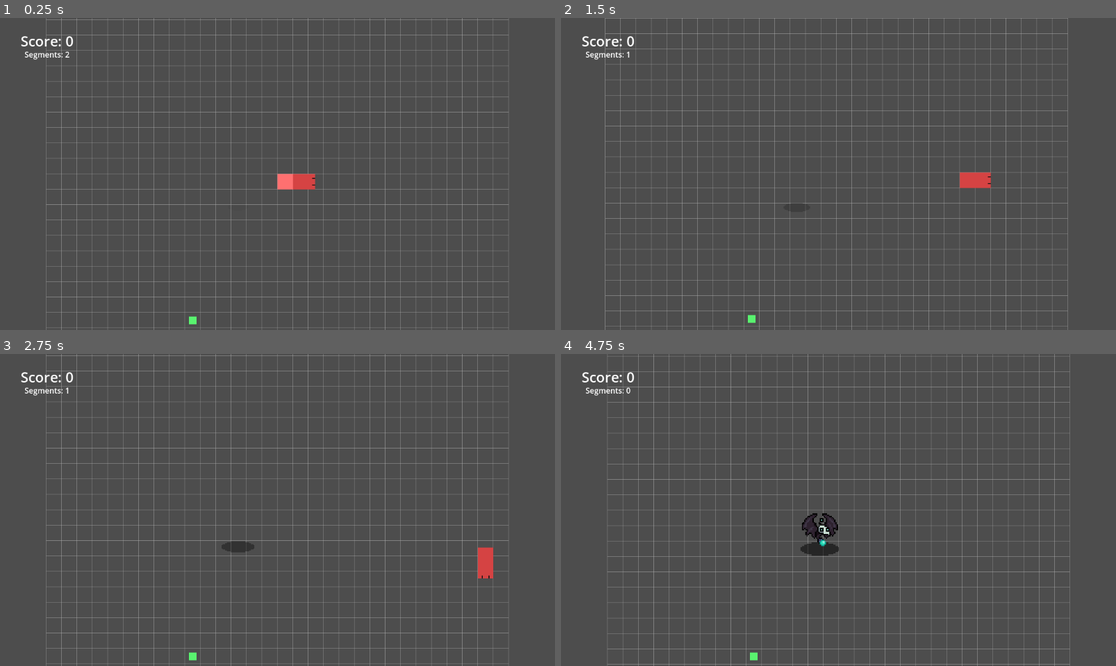
Above: before the commit, frames 1-4 (two rows, left to right).
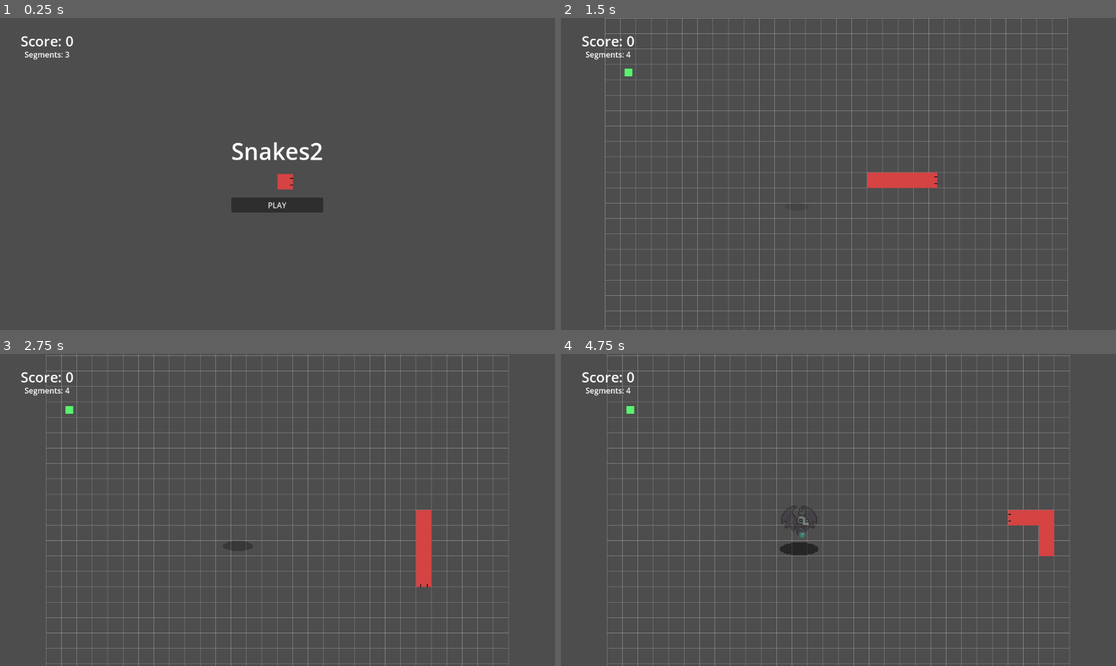
Above: after the commit, the same moments.

Repository: Morogox/Snakes2
Game: Godot game, scene res://Scenes/main.tscn
The game is run twice, just before and just after one commit, with the same random seed, the same clock (stepped at 60 frames per second) and the same inputs.
Inputs (mouse positions are in pixels of both pictures, inside the frame that each line leads up to):
- Up to frame 1 (0.25 s): no input
- Up to frame 2 (1.5 s): click (838, 205) at 0.5 s, where only the run after the commit has a clickable "PLAY"; tap Enter at 1.25 s; hold D (ui_right) from 1.28 s (still down)
- Up to frame 3 (2.75 s): release D (ui_right) at 2.03 s; hold S (ui_down) from 2.03 s (still down)
- Up to frame 4 (4.75 s): release S (ui_down) at 2.78 s; hold D (ui_right) 2.78-3.53 s; hold W (ui_up) 3.53-4.28 s; hold A (ui_left) from 4.28 s (still down)

The runs differ from the first frame. In frame 1, 7.1% of the frame differs, in the area x 8-92%, y 0-100%; in frame 2, 1.0%; in frame 3, 1.1%; in frame 4, 9.9%.

Commit message:
adding start screen and menu screen, hopefully I didn't rewrite anythign imporperly
        Scenes/start_screen.tscn

asdfasdf
af!
        Scenes/st

Diff:
--- /dev/null
+++ b/Scenes/death_screen.gd
@@ -0,0 +1,33 @@
+extends CanvasLayer
+
+@onready var try_again_button = $ColorRect/CenterContainer/VBoxContainer/PlayAgain
+@onready var game_over_label = $ColorRect/CenterContainer/VBoxContainer/GameOverLabel
+@onready var score_label = $ColorRect/CenterContainer/VBoxContainer/ScoreLabel
+@onready var segments_label = $ColorRect/CenterContainer/VBoxContainer/SegmentsLabel
+
+func _ready():
+	# Connect button signal. This ONLY needs to happen once.
+	# We also hide the screen by default so it's not visible on game start.
+	visible = false
+
+# This is our new function!
+func show_screen(final_segments):
+	# Make the screen visible
+	visible = true
+	$ColorRect/CenterContainer.visible = true
+
+	var final_score = Handler.score_manager.curr_score if Handler.score_manager else 0
+
+	if score_label:
+		score_label.text = "Final Score: " + str(final_score)
+	if segments_label:
+		segments_label.text = "Segments: " + str(final_segments)
+
+	# Optional: Pause the game
+	# get_tree().paused = true
+
+
+func _on_try_again_button_pressed():
+	print("Play Again button was pressed!")
+	visible = false
+	get_tree().call_group("GameManager", "reset_game")
--- /dev/null
+++ b/Scenes/death_screen.tscn
@@ -0,0 +1,48 @@
+[gd_scene load_steps=2 format=3 uid="uid://blpgrt11df53r"]
+
+[ext_resource type="Script" uid="uid://vnapdlyejto" path="res://Scenes/death_screen.gd" id="1_8hps1"]
+
+[node name="death_screen" type="CanvasLayer"]
+script = ExtResource("1_8hps1")
+
+[node name="ColorRect" type="ColorRect" parent="."]
+anchors_preset = 15
+anchor_right = 1.0
+anchor_bottom = 1.0
+grow_horizontal = 2
+grow_vertical = 2
+color = Color(0.141176, 0.141176, 0.141176, 0.439216)
+
+[node name="CenterContainer" type="CenterContainer" parent="ColorRect"]
+layout_mode = 1
+anchors_preset = 15
+anchor_right = 1.0
+anchor_bottom = 1.0
+grow_horizontal = 2
+grow_vertical = 2
+mouse_filter = 2
+
+[node name="VBoxContainer" type="VBoxContainer" parent="ColorRect/CenterContainer"]
+layout_mode = 2
+mouse_filter = 2
+theme_override_constants/separation = 20
+
+[node name="GameOverLabel" type="Label" parent="ColorRect/CenterContainer/VBoxContainer"]
+layout_mode = 2
+theme_override_font_sizes/font_size = 50
+text = "GAME OVER"
+
+[node name="Spacer" type="Label" parent="ColorRect/CenterContainer/VBoxContainer"]
+layout_mode = 2
+
+[node name="ScoreLabel" type="Label" parent="ColorRect/CenterContainer/VBoxContainer"]
+layout_mode = 2
+
+[node name="SegmentsLabel" type="Label" parent="ColorRect/CenterContainer/VBoxContainer"]
+layout_mode = 2
+
+[node name="PlayAgain" type="Button" parent="ColorRect/CenterContainer/VBoxContainer"]
+layout_mode = 2
+text = "Play Again?"
+
+[connection signal="pressed" from="ColorRect/CenterContainer/VBoxContainer/PlayAgain" to="." method="_on_try_again_button_pressed"]
--- a/Scenes/main.tscn
+++ b/Scenes/main.tscn
@@ -11,6 +11,7 @@
 [ext_resource type="Script" uid="uid://nmp20eyxrq4q" path="res://Scripts/grid_manager.gd" id="7_6bp64"]
 [ext_resource type="Script" uid="uid://cl3dtkoptk5vl" path="res://Scripts/item_handler.gd" id="8_344ge"]
 [ext_resource type="Script" uid="uid://bbtf3g5ukn7d5" path="res://Scripts/hud.gd" id="11_d1ilt"]
+[ext_resource type="PackedScene" uid="uid://blpgrt11df53r" path="res://Scenes/death_screen.tscn" id="12_fdnlq"]
 
 [sub_resource type="RectangleShape2D" id="RectangleShape2D_cjwfd"]
 size = Vector2(31, 31)
@@ -121,4 +122,7 @@
 offset_bottom = 87.0
 text = "Segments: 3"
 
+[node name="death_screen" parent="." instance=ExtResource("12_fdnlq")]
+
 [connection signal="body_entered" from="Handlers/SnakeHead" to="Handlers/SnakeHead" method="_on_body_entered"]
+[connection signal="snake_died" from="Handlers/SnakeHead" to="." method="_on_snake_died"]
--- /dev/null
+++ b/Scenes/start_screen.gd
@@ -0,0 +1,17 @@
+extends CanvasLayer
+
+@onready var play_button = $CenterContainer/VBoxContainer/PlayButton
+@onready var title_label = $CenterContainer/VBoxContainer/TitleLabel
+
+func _ready():
+	# Make sure the screen is visible
+	visible = true
+	# Connect button signal
+	play_button.pressed.connect(_on_play_button_pressed)
+
+func _on_play_button_pressed():
+	# Hide this screen and start the game
+	queue_free()
+	self.hide()
+	# Tell the main scene to start the game
+	get_tree().call_group("GameManager", "start_game")
--- /dev/null
+++ b/Scenes/start_screen.tscn
@@ -0,0 +1,32 @@
+[gd_scene load_steps=2 format=3 uid="uid://cu0btgjhkybh4"]
+
+[ext_resource type="Script" uid="uid://btcc882hb66wu" path="res://Scenes/start_screen.gd" id="1_ainjc"]
+
+[node name="start_screen" type="CanvasLayer"]
+process_mode = 3
+script = ExtResource("1_ainjc")
+
+[node name="CenterContainer" type="CenterContainer" parent="."]
+anchors_preset = 15
+anchor_right = 1.0
+anchor_bottom = 1.0
+grow_horizontal = 2
+grow_vertical = 2
+
+[node name="VBoxContainer" type="VBoxContainer" parent="CenterContainer"]
+layout_mode = 2
+theme_override_constants/separation = 20
+alignment = 1
+
+[node name="TitleLabel" type="Label" parent="CenterContainer/VBoxContainer"]
+layout_mode = 2
+theme_override_font_sizes/font_size = 48
+text = "Snakes2"
+horizontal_alignment = 1
+
+[node name="Spacer1" type="Label" parent="CenterContainer/VBoxContainer"]
+layout_mode = 2
+
+[node name="PlayButton" type="Button" parent="CenterContainer/VBoxContainer"]
+layout_mode = 2
+text = "PLAY"
--- a/Scripts/item_handler.gd
+++ b/Scripts/item_handler.gd
@@ -115,4 +115,4 @@
 			emit_signal("apple_eaten", data.get("points"), loc)
 
 	if data.get("respawnable"):
-		spawn_item_random(key)
+		(spawn_item_random(key))
--- a/Scripts/main.gd
+++ b/Scripts/main.gd
@@ -16,7 +16,9 @@
 @onready var left_wall = $WorldBoundaries/Left
 @onready var right_wall = $WorldBoundaries/Right
 @onready var camera = $Camera2D
-
+@onready var start_screen_scene = preload("res://scenes/start_screen.tscn")
+@onready var game_started = false
+@onready var death_screen = $death_screen
 #@onready var AppleScene = preload("res://Scenes/Apple.tscn")
 #@onready var BirdScene = preload("res://Scenes/birds.tscn")
 #@onready var Enemy1Scene = preload("res://Scenes/enemy_spawner.tscn")
@@ -42,9 +44,23 @@
 @onready var item_handler = handlers_root.get_node("ItemHandler")
 @onready var score_manager = handlers_root.get_node("ScoreManager")
 @onready var diffculty_manager = handlers_root.get_node("DiffcultyManager")
+
 func _process(delta):
 	pass
+
 func _ready():
+	add_to_group("GameManager")
+	get_tree().paused = true
+	var start_screen = start_screen_scene.instantiate()
+	add_child(start_screen)
+
+func start_game():
+	game_started = true
+	get_tree().paused = false
+	print("Game started!")
+	reset_game()
+
+func reset_game():
 	for h in handlers_root.get_children():
 		handlers[h.name] = h
 	grid_manager.setup(top_wall, bottom_wall, left_wall, right_wall)
@@ -53,6 +69,27 @@
 
 	# Center the camera
 	camera.position = Vector2((grid_manager.left + grid_manager.right)/2, (grid_manager.top + grid_manager.bottom)/2)
+
+	for item in item_handler.get_children():
+		item.queue_free()
+
+	# Reset the snake to its starting state
+	snake_head.call_deferred("_deferred_rdy")
+
+	# Spawn a new apple
+	item_handler.spawn_item_random("apple_1")
+
+	# Reset the score
+	if score_manager:
+		score_manager.curr_score = 0
+
+	# Unpause the game to start playing
+	get_tree().paused = false
+
+func _on_snake_died(segment_count):
+	# Now we call the function we made earlier!
+	death_screen.show_screen(segment_count)
+
 
 	#for wall in [top_wall, bottom_wall, left_wall, right_wall]:
 		#wall.shape.distance = grid_dimensions * -GRID_SIZE
--- a/Scripts/snake_head.gd
+++ b/Scripts/snake_head.gd
@@ -7,6 +7,7 @@
 const SEGMENT_TEXTURE = preload("res://Sprites/snakeSegment.png")
 const SEGMENT_TURN_TEXTURE = preload("res://Sprites/snakeSegmentTest.png")
 const DEATH_TEXTURE = preload("res://Sprites/sSnakeHead_dead.png")
+
 
 @export var move_delay_default = 0.15  # Squares per frame
 var move_delay = move_delay_default
@@ -66,7 +67,17 @@
 var is_dead = false
 
 signal segments_update(count: int)
+signal snake_died(segment_count: int)
+var alive_texture: Texture
+
 func _deferred_rdy():
+	is_dead = false
+	collision_layer = 1
+	$sSnakeHead.texture = alive_texture
+	direction = Vector2.RIGHT
+	modulate.a = 1.0
+	scale = Vector2(1, 1)
+	move_timer = move_delay
 	# Set snake to the center of the grid
 	snake_pos = Vector2(floor(Handler.grid_manager.grid_width / 2), floor(Handler.grid_manager.grid_height / 2))
 	GRID_SIZE = Handler.grid_manager.GRID_SIZE
@@ -87,9 +98,8 @@
 
 	_grow(starting_segments)
 
-
-
 func _ready():
+	alive_texture = $sSnakeHead.texture
 	call_deferred("_deferred_rdy")
 	Handler.register(name.to_snake_case(), self)
 
@@ -346,6 +356,7 @@
 func _game_over():
 	if not invulnerable and not is_dead:
 		is_dead = true
+		var final_segment_count = segments.size()
 		collision_layer = 0
 		$sSnakeHead.texture = DEATH_TEXTURE
 		get_node("/root/main/Camera2D").shake(100.0, 5.0)
@@ -354,9 +365,10 @@
 			_remove_segment(segments[0])
 		await _death_animation()
 		await get_tree().create_timer(2.0).timeout
-
+		print("Snake is emitting signal with count: ", final_segment_count)
 		#TODO INSERT MAKING DEATH SCREEN APPEAR HERE
-		get_tree().change_scene_to_file("res://scenes/main.tscn")
+		emit_signal("snake_died", final_segment_count)
+
 
 func _death_animation():
 	# Play tween animation
Not shown, added: Scenes/death_screen.gd.uid
Not shown: 1 places in Scenes/main.tscn that only renumber resources
Not shown, added: Scenes/start_screen.gd.uid
Not shown, changed: .DS_Store
